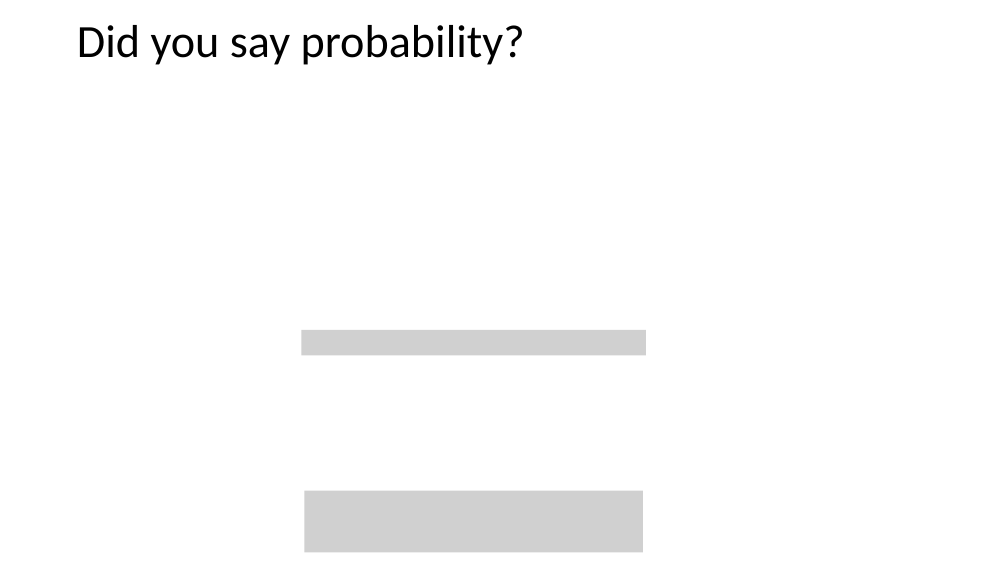
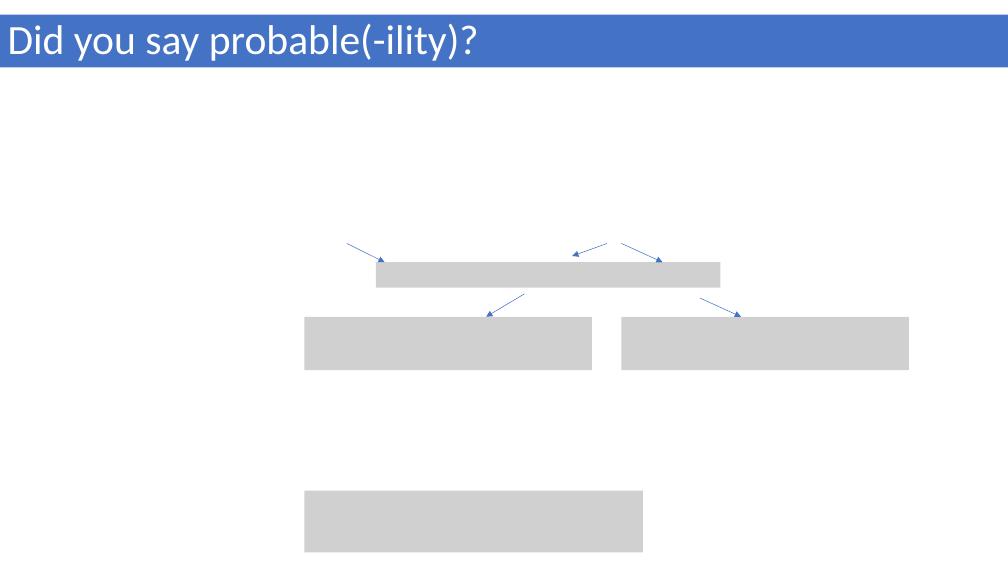
Before and after one commit to geek-lunch/workshops, a slide deck: slide 5 of Intro_to_bayesian/bayesian_stats_with_stan_and_brms.pptx (slide 2 before the commit). Drawn at 1008x567 pixels with LibreOffice and Linux fonts; fonts in the diff are those of the drawing; grey boxes stand for pictures. Boxes give left, top, right and bottom in pixels: in the first picture for what was removed or moved away, otherwise in the second. Text is boxed around its words. In the diff, an @@ line names an element or a change of style, - is before the commit and + after.

```diff
--- a/Intro_to_bayesian/bayesian_stats_with_stan_and_brms.pptx
+++ b/Intro_to_bayesian/bayesian_stats_with_stan_and_brms.pptx
@@ title "Did you say probable(-ility)?": place and size @@
-title "Did you say probable(-ility)?" at (77, 25, 525, 65)
+title "Did you say probable(-ility)?" at (0, 14, 1008, 67)
@@ title "Did you say probable(-ility)?" at (0, 14, 1008, 67): fill none to #4472C4 @@
@@ title at (8, 24, 479, 61): text changed; size 44 to 39.6 pt; text colour #000000 to #FFFFFF @@
-Did you say probability?
+Did you say probable(-ility)?
@@ arrow added from (347, 243) to (385, 262), #4472C4 0.5 pt @@
@@ picture added at (376, 262, 721, 288) @@
@@ arrow added from (607, 243) to (572, 256), #4472C4 0.5 pt @@
@@ arrow added from (622, 243) to (662, 262), #4472C4 0.5 pt @@
@@ arrow added from (525, 294) to (486, 317), #4472C4 0.5 pt @@
@@ arrow added from (700, 298) to (741, 317), #4472C4 0.5 pt @@
@@ picture added at (305, 317, 592, 371) @@
@@ picture added at (622, 317, 909, 371) @@
@@ picture removed at (302, 330, 647, 355) @@
```
Also in this commit, not shown: 1 other slide changed, 6 slides added, 1 slide removed.
